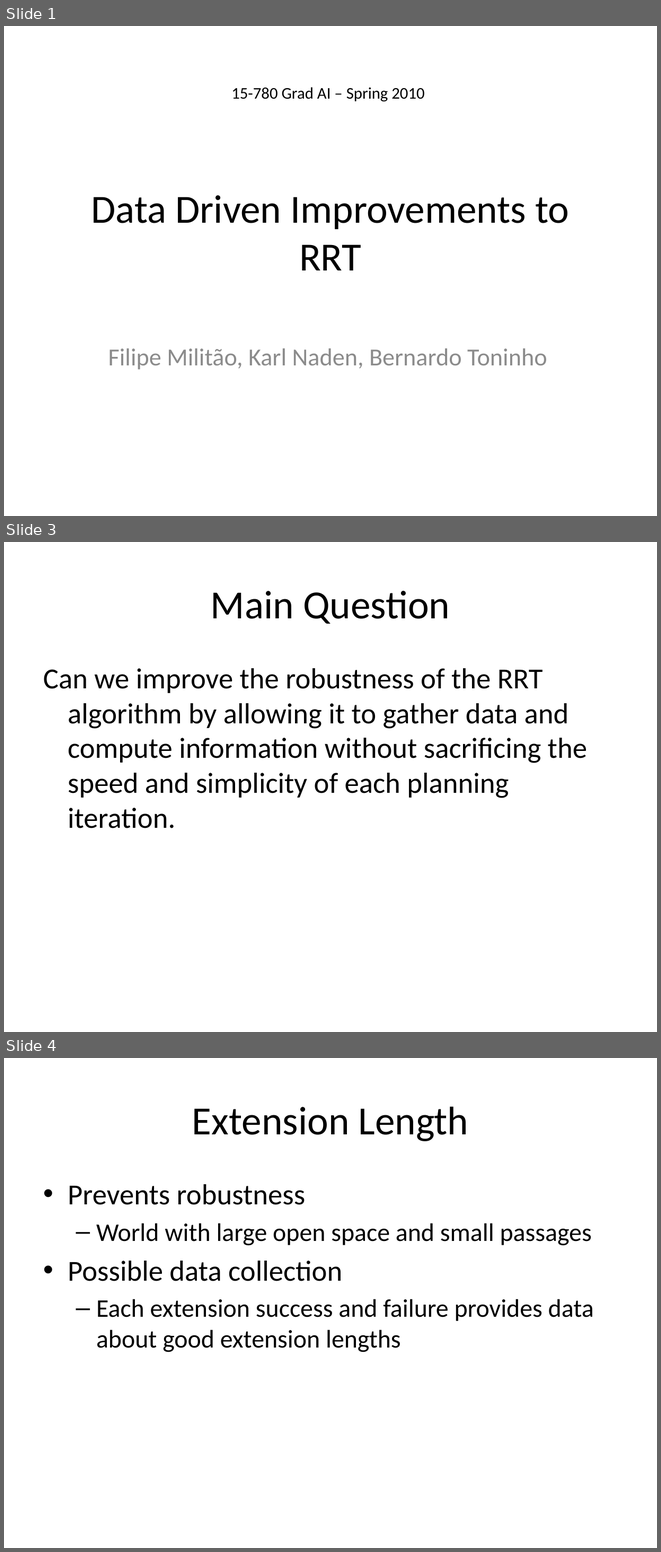
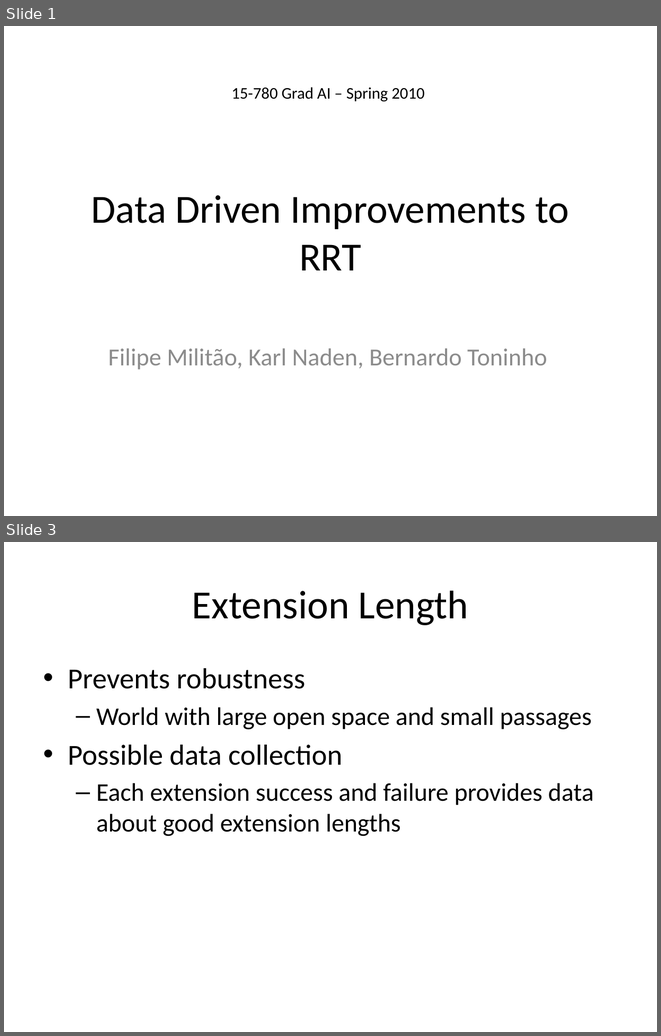
Before and after one commit to yulinzhang/vlerrt, a slide deck: docs/presentation/Intro.pptx. Shown one above the other, each under a label of ours: slides 1, 3 and 4 before the commit, slides 1 and 3 after it; the slides between them are not shown. The pictures are 661x1552 and 661x1036 pixels, drawn with LibreOffice and Linux fonts; fonts in the diff are those of the drawing. Boxes give left, top, right and bottom in pixels: in the first picture for what was removed or moved away, otherwise in the second. Text is boxed around its words. In the diff, an @@ line names an element or a change of style, - is before the commit and + after.

```diff
--- a/docs/presentation/Intro.pptx
+++ b/docs/presentation/Intro.pptx
@@ slide 3 removed at [4, 542, 657, 1032], background #FFFFFF @@
@@ title removed at [211, 591, 450, 624] @@
-Main Question
@@ text removed at [43, 668, 587, 828] @@
-Can we improve the robustness of the RRT algorithm by allowing it to gather data and compute information without sacrificing the speed and simplicity of each planning iteration.
@@ what was slide 4 is now slide 3 @@
```
Also in this commit, not shown: 1 slide changed.
